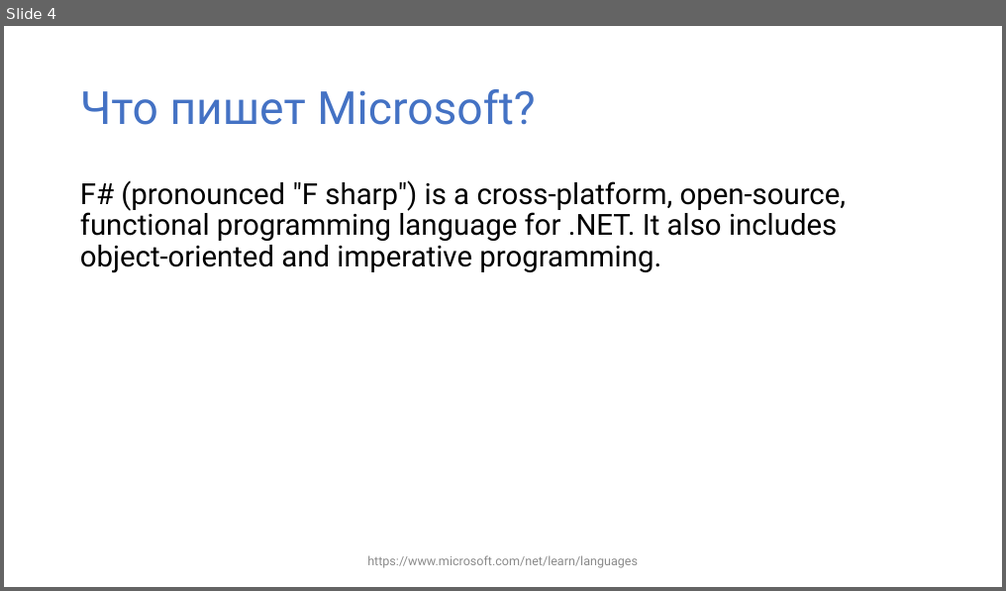
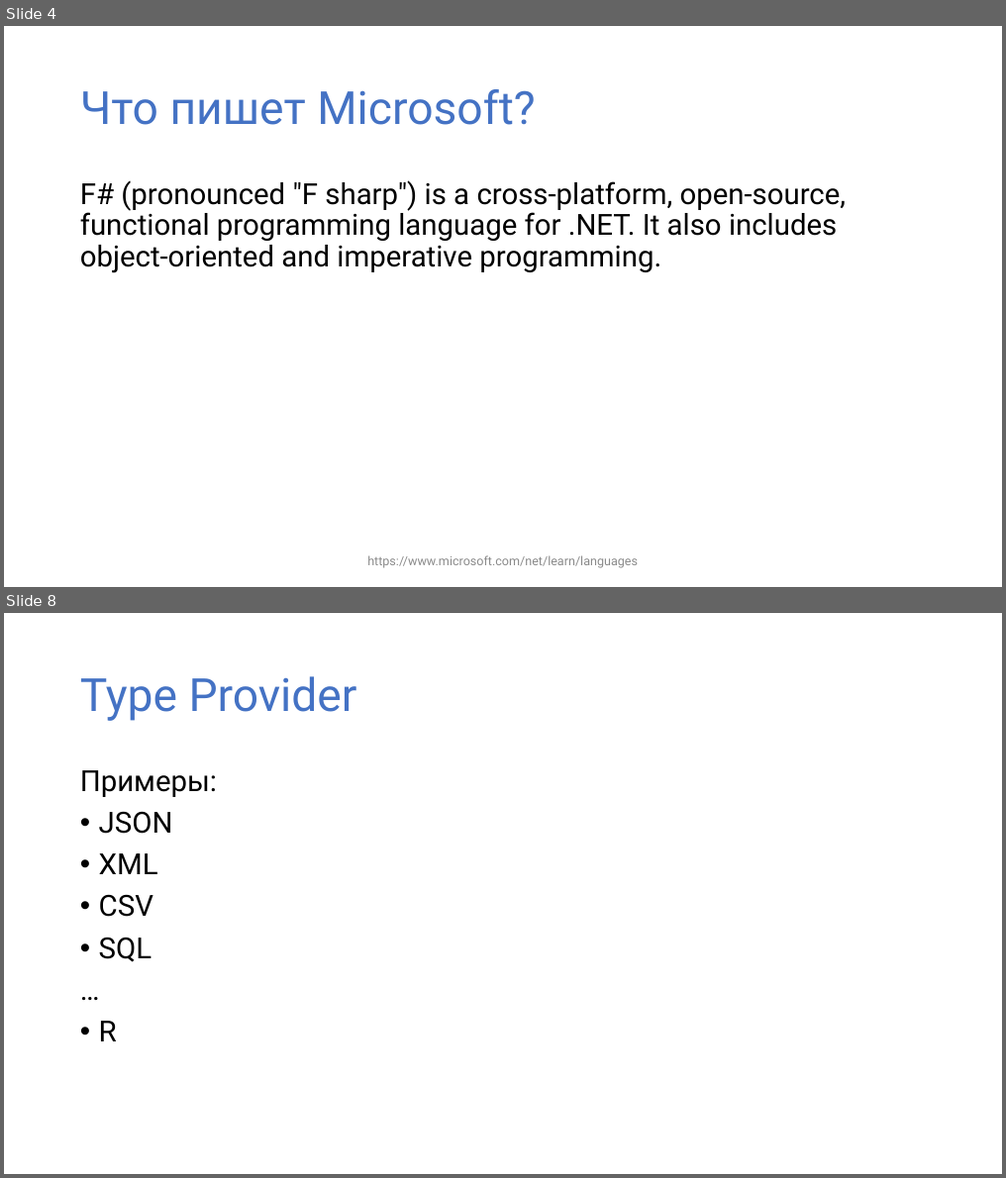
Before and after one commit to yevgeniyredko/shpora-2018-fsharp, a slide deck: shpora-2018-fsharp.pptx. Shown one above the other, each under a label of ours: slide 4 before the commit, slides 4 and 8 after it; the slides between them are not shown. The pictures are 1006x591 and 1006x1178 pixels, drawn with LibreOffice and Linux fonts; fonts in the diff are those of the drawing. Boxes give left, top, right and bottom in pixels: in the first picture for what was removed or moved away, otherwise in the second. Text is boxed around its words. In the diff, an @@ line names an element or a change of style, - is before the commit and + after.

```diff
--- a/shpora-2018-fsharp.pptx
+++ b/shpora-2018-fsharp.pptx
@@ slide 8 added at <box>4,613,1002,1174</box>, background #FFFFFF @@
@@ title added at <box>80,676,357,721</box>, 44 pt, text #4472C4 @@
+Type Provider
@@ text added at <box>80,770,217,1042</box>, 28 pt, text #000000 @@
+Примеры:
+• JSON
+• XML
+• CSV
+• SQL
+…
+• R
```
Also in this commit, not shown: 2 slides changed, 21 other slides added, 2 slides removed, 1 other file.
